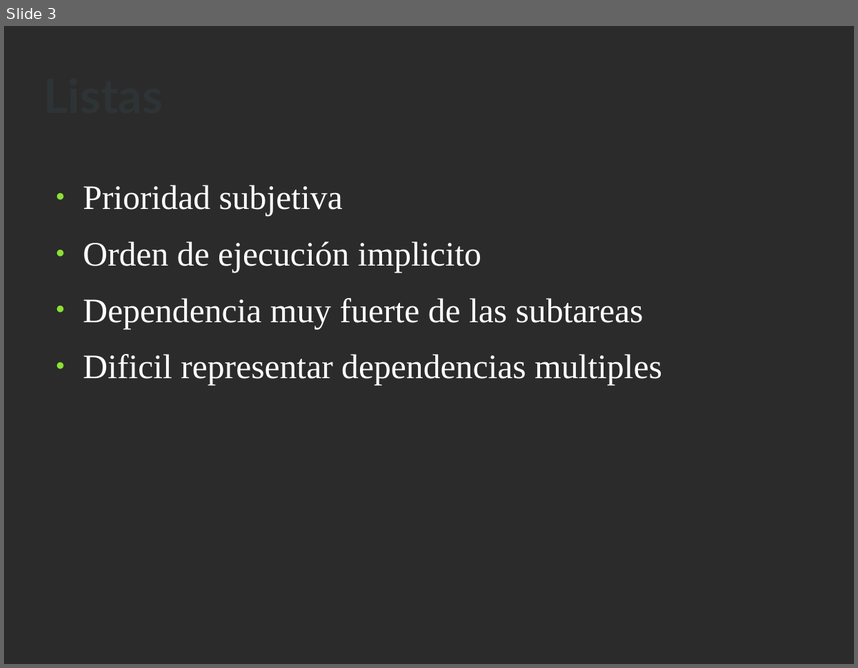
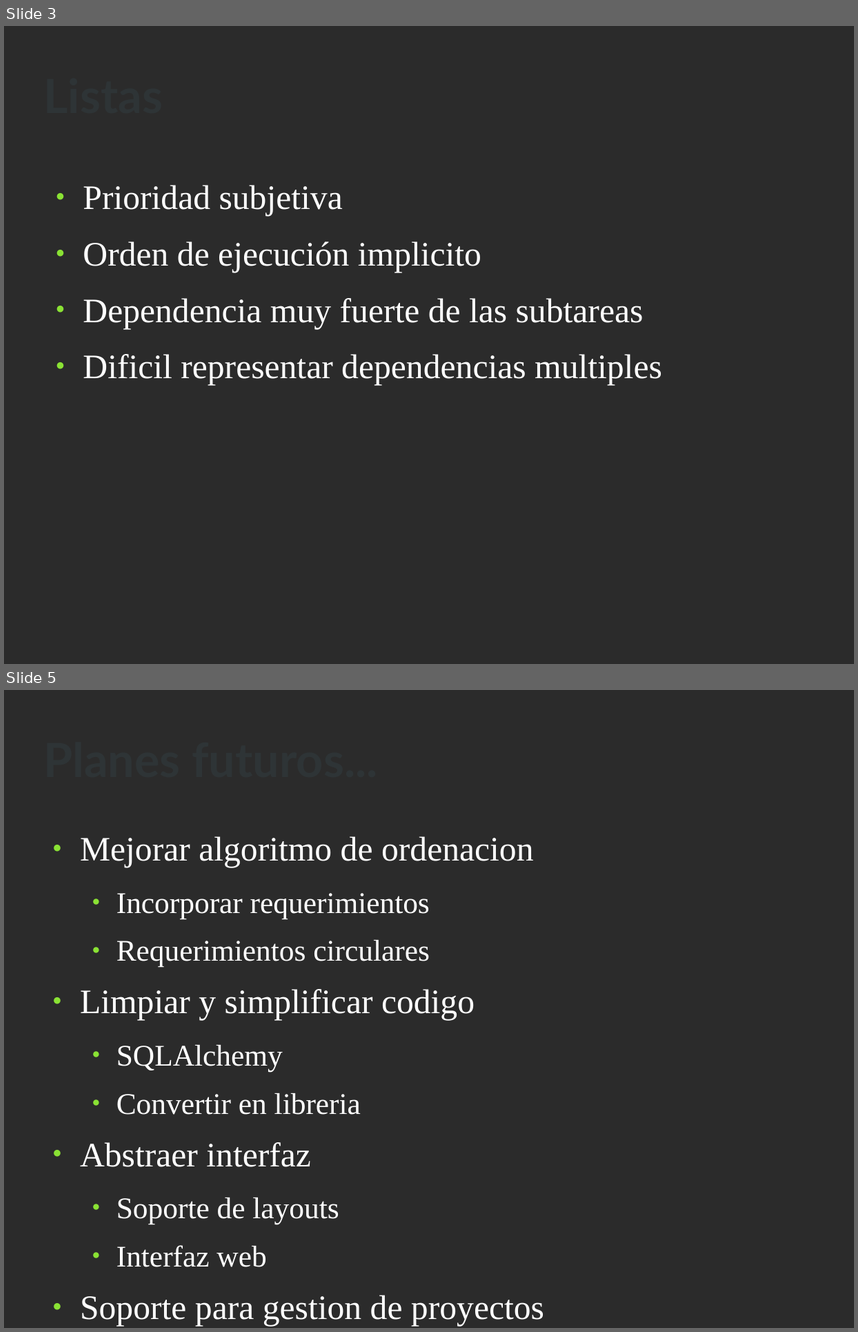
Before and after one commit to piranna/priorities-legacy, a slide deck: priorities/doc/Presentacion.odp. Shown one above the other, each under a label of ours: slide 3 before the commit, slides 3 and 5 after it; the slides between them are not shown. The pictures are 858x668 and 858x1332 pixels, drawn with LibreOffice and Linux fonts; fonts in the diff are those of the drawing; background and template pictures are left out; a plain dark background stands for a picture behind light text. Boxes give left, top, right and bottom in pixels: in the first picture for what was removed or moved away, otherwise in the second. Text is boxed around its words. In the diff, an @@ line names an element or a change of style, - is before the commit and + after.

```diff
--- a/priorities/doc/Presentacion.odp
+++ b/priorities/doc/Presentacion.odp
@@ slide 5 added at bbox=[4, 690, 854, 1328], background picture (left out) @@
@@ title added at bbox=[43, 704, 809, 811], 44 pt, text #2E3436, bold @@
+Planes futuros...
@@ text added at bbox=[80, 836, 544, 1325], 28 pt, text #FFFFFF @@
+● Mejorar algoritmo de ordenacion
+  ● Incorporar requerimientos
+  ● Requerimientos circulares
+● Limpiar y simplificar codigo
+  ● SQLAlchemy
+  ● Convertir en libreria
+● Abstraer interfaz
+  ● Soporte de layouts
+  ● Interfaz web
+● Soporte para gestion de proyectos
```
Also in this commit, not shown: 1 slide changed, 2 other files.
